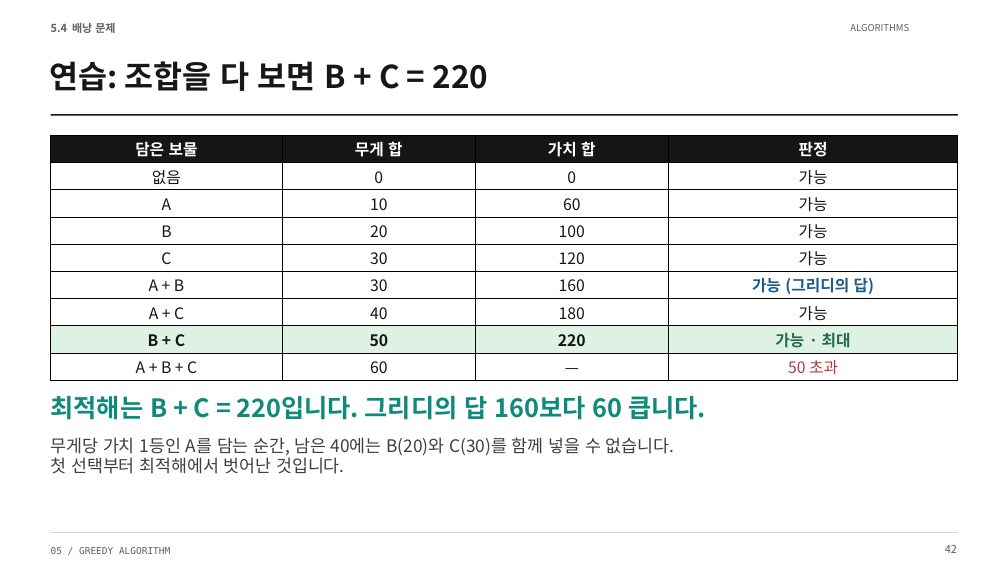
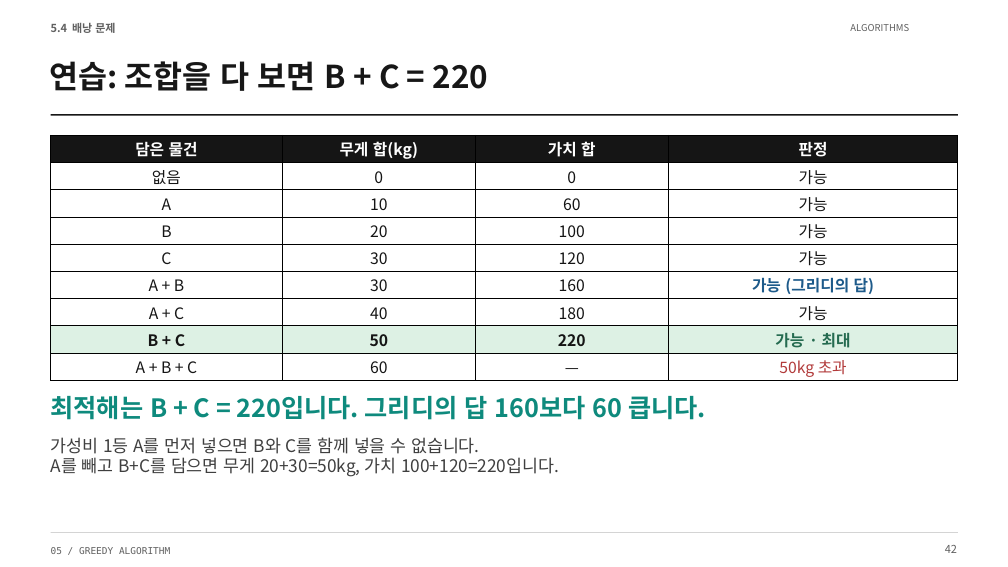
Before and after one commit to Sangdon-Park/Sangdon-Park.github.io, a slide deck: slide 42 of data/알고리즘/5장_그리디_알고리즘.pptx. Drawn at 1008x567 pixels with LibreOffice and Linux fonts; fonts in the diff are those of the drawing. Boxes give left, top, right and bottom in pixels: in the first picture for what was removed or moved away, otherwise in the second. Text is boxed around its words. In the diff, an @@ line names an element or a change of style, - is before the commit and + after.

```diff
--- a/data/알고리즘/5장_그리디_알고리즘.pptx
+++ b/data/알고리즘/5장_그리디_알고리즘.pptx
@@ table at box(51, 135, 957, 381) @@
-row 1, column 1: 담은 보물
+row 1, column 1: 담은 물건
-row 1, column 2: 무게 합
+row 1, column 2: 무게 합(kg)
-row 9, column 4: 50 초과
+row 9, column 4: 50kg 초과
@@ text at box(51, 437, 559, 477): text changed @@
-무게당 가치 1등인 A를 담는 순간, 남은 40에는 B(20)와 C(30)를 함께 넣을 수 없습니다.
-첫 선택부터 최적해에서 벗어난 것입니다.
+가성비 1등 A를 먼저 넣으면 B와 C를 함께 넣을 수 없습니다.
+A를 빼고 B+C를 담으면 무게 20+30=50kg, 가치 100+120=220입니다.
```
Also in this commit, not shown: 3 other slides changed, 4 other files.
